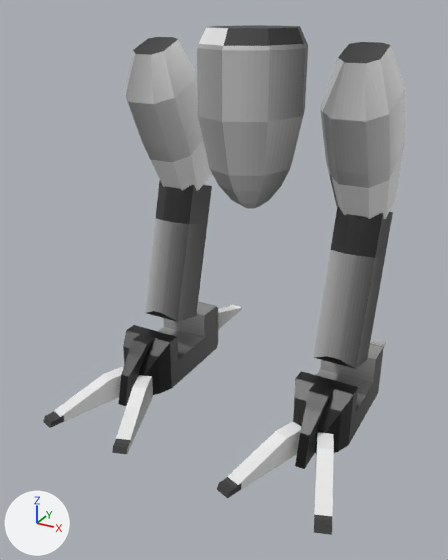
Before and after pictures for a commit that changed the Blender file resources/mech_legs2.blend.
Camera for both pictures: a 50 mm lens placed at (0.894, -1.817, 1.334), pointed at (-0.05, -0.1, 0.475). Lighting does not change. The marker at lower left points along +X, +Y and +Z.

Objects in the first picture: 'root'.
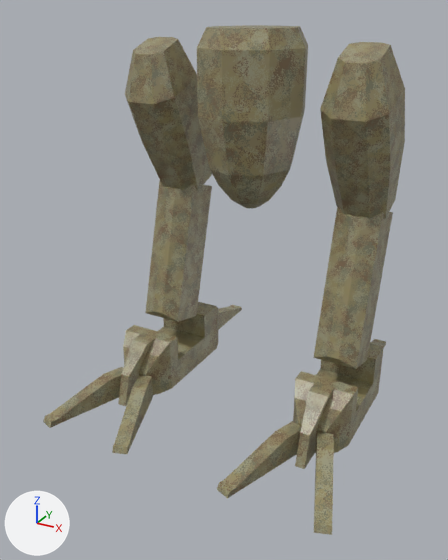
Location of each change, (x1, y1, x2, y2) in pixels of the pictures (448 x 560 px):
'root', surface changed, recoloured (grey to yellow)
    both: (43, 25, 405, 535)
part 1 of me_root, recoloured (grey to brown)
    both: (197, 25, 308, 208)

The edits, one by one:
Picture 'camo0.png' (img_camo0_png) is new.
Material 'mat_legup' (mat_mat_legup) changes its picture from img_palette4_gradient_png to img_camo0_png.
Material 'mat_leglow' (mat_mat_leglow) changes its picture from img_palette4_gradient_png to img_camo0_png.
Material 'mat_foot' (mat_mat_foot) changes its picture from img_palette4_gradient_png to img_camo0_png.
me_root has 344 vertices, 298 faces and spans x -0.533..0.533, y -0.609..0.53, z -1.135..0.145.
me_root is used by ob_root; location (0.0, 0.05, 1.135).
me_root part 1: all 50 faces that had it switch from mat_mat_hip (picture img_palette4_gradient_png) to mat_mat_legup (picture img_camo0_png).
